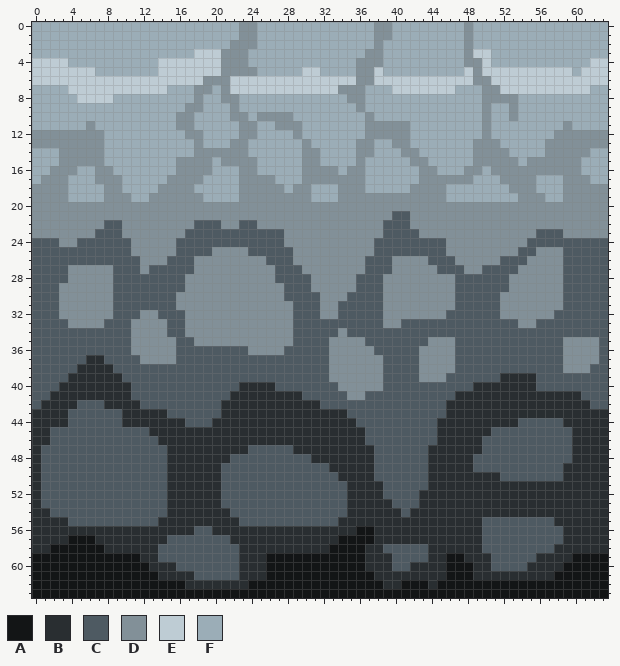
Edited in one commit: pixel-art file (Art/Raw Files/caveFloor-0005.aseprite). The picture above is the old version.
64x64 pixels, 1 frame.
Palette (. is transparent): A #131516  B #292e31  C #4e5a62  D #829098  E #beccd4  F #9badb7
Pixels before (only the part around the change), first column x 0:
20 DDDDDDDDDDDDDDDDDDDDDDDDDDDDDDDDDDDDDDDDDDDDDDDDDDDDDDDDDDDDDDDD
21 DDDDDDDDDDDDDDDDDDDDDDDDDDDDDDDDDDDDDDDDCCDDDDDDDDDDDDDDDDDDDDDD
22 DDDDDDDDCCDDDDDDDDCCCDDCCDDDDDDDDDDDDDDCCCDDDDDDDDDDDDDDDDDDDDDD
23 DDDDDDDCCCDDDDDDDCCCCCCCCCCCDDDDDDDDDDDCCCCDDDDDDDDDDDDDCCCDDDDD
24 CCCDDCCCCCCDDDDDCCCCCCCCCCCCDDDDDDDDDDCCCCCCCCDDDDDDDDDCCCCCCCCC
25 CCCCCCCCCCCDDDDDCCCCDDDDCCCCCDDDDDDDDDCCCCCCCCDDDDDDDDCCDDDCCCCC
26 CCCCCCCCCCCCDDDCCCDDDDDDDDCCCDDDDDDDDCCCDDDDCCCDDDDDCCCDDDDCCCCC
27 CCCCDDDDDCCCDCCCCCDDDDDDDDDCCCDDDDDDDCCCDDDDDCCCDDCCCCDDDDDCCCCC
28 CCCCDDDDDCCCCCCCCDDDDDDDDDDCCCCDDDDDCCCDDDDDDDDCCCCCCDDDDDDCCCCC
29 CCCDDDDDDCCCCCCCCDDDDDDDDDDDCCCDDDDDCCCDDDDDDDDCCCCCCDDDDDDCCCCC
30 CCCDDDDDDCCCCCCCDDDDDDDDDDDDCCCCDDDCCCCDDDDDDDDCCCCCDDDDDDDCCCCC
31 CCCDDDDDDCCCCCCCDDDDDDDDDDDDDCCCDDCCCCCDDDDDDDDCCCCCDDDDDDDCCCCC
32 CCCDDDDDDCCCDDCCCDDDDDDDDDDDDCCCDDCCCCCDDDDDDDCCCCCCDDDDDDCCCCCC
33 CCCCDDDDCCCDDDDCCDDDDDDDDDDDDCCCCCCCCCCDDCCCCCCCCCCCCCDDCCCCCCCC
34 CCCCCCCCCCCDDDDCCDDDDDDDDDDDDCCCCCDCCCCCCCCCCCCCCCCCCCCCCCCCCCCC
35 CCCCCCCCCCCDDDDDCCDDDDDDDDDDDCCCCDDDDCCCCCCCDDDCCCCCCCCCCCCDDDDC
36 CCCCCCCCCCCDDDDDCCCCCCCCDDDDCCCCCDDDDDCCCCCDDDDCCCCCCCCCCCCDDDDC
37 CCCCCCBBCCCCDDDDCCCCCCCCCCCCCCCCCDDDDDDCCCCDDDDCCCCCCCCCCCCDDDDC
38 CCCCCBBBBCCCCCCCCCCCCCCCCCCCCCCCCDDDDDDCCCCDDDDCCCCCCCCCCCCDDDCC
39 CCCCBBBBBBCCCCCCCCCCCCCCCCCCCCCCCDDDDDDCCCCDDDCCCCCCBBBBCCCCCCCC
40 CCCBBBBBBBBCCCCCCCCCCCCBBBBCCCCCCCDDDDDCCCCCCCCCCBBBBBBBCCCCCCCC
41 CCBBBBBBBBBCCCCCCCCCCCBBBBBBBBCCCCCDDCCCCCCCCCCBBBBBBBBBBBBBBCCC
42 CBBBBCCCBBBBCCCCCCCCCBBBBBBBBBBBCCCCCCCCCCCCCCBBBBBBBBBBBBBBBBCC
43 BBBBCCCCCCBBBBBCCCCCCBBBBBBBBBBBBBBCCCCCCCCCCCBBBBBBBBBBBBBBBBBB
44 BBBBCCCCCCBBBBBBBCCCBBBBBBBBBBBBBBBBCCCCCCCCCBBBBBBBBBCCCCCBBBBB
45 BBCCCCCCCCCCCBBBBBBBBBBBBBBBBBBBBBBBBCCCCCCCCBBBBBBCCCCCCCCCBBBB
46 BBCCCCCCCCCCCCBBBBBBBBBBBBBBBBBBBBBBBCCCCCCCCBBBBBCCCCCCCCCCBBBB
47 BCCCCCCCCCCCCCCBBBBBBBBBCCCCCBBBBBBBBBCCCCCCBBBBBBCCCCCCCCCCBBBB
48 BCCCCCCCCCCCCCCBBBBBBBCCCCCCCCCBBBBBBBCCCCCCBBBBBCCCCCCCCCCCBBBB
49 BCCCCCCCCCCCCCCBBBBBBCCCCCCCCCCCCBBBBBCCCCCCBBBBBCCCCCCCCCCBBBBB
50 BCCCCCCCCCCCCCCBBBBBBCCCCCCCCCCCCCBBBBCCCCCCBBBBBBBBCCCCCCCBBBBB
51 BCCCCCCCCCCCCCCBBBBBBCCCCCCCCCCCCCCBBBBCCCCCBBBBBBBBBBBBBBBBBBBB
52 BCCCCCCCCCCCCCCBBBBBBCCCCCCCCCCCCCCBBBBCCCCBBBBBBBBBBBBBBBBBBBBB
53 BCCCCCCCCCCCCCCBBBBBBCCCCCCCCCCCCCCBBBBBCCCBBBBBBBBBBBBBBBBBBBBB
54 BBCCCCCCCCCCCCCBBBBBBBCCCCCCCCCCCCCBBBBBBCBBBBBBBBBBBBBBBBBBBBBB
55 BBBBCCCCCCCCCCBBBBBBBBBCCCCCCCCCCCBBBBBBBBBBBBBBBBCCCCCCCCBBBBBB
56 BBBBBBBBBBBBBBBBBBCCBBBBBBBBBBBBBBBBAABBBBBBBBBBBBCCCCCCCCCBBBBB
57 BBBBAAABBBBBBBBCCCCCCCBBBBBBBBBBBBAAAABBBBBBBBBBBBCCCCCCCCCBBBBB
58 BBAAAAAABBBBBBCCCCCCCCCBBBBBBBBBBAAAABBCCCCCBBBBBBCCCCCCCCBBBBBB
59 AAAAAAAAAAAABBCCCCCCCCCBBBAAAAAAAAAAABBBCCCCBBAABBBCCCCCBBBBAAAA
60 AAAAAAAAAAAAABBBCCCCCCCBBBAAAAAAAAAAABBBCCBBBBAAABBCCCCBBBBAAAAA
61 AAAAAAAAAAAAAABBBBCCCCCBBBAAAAAAAAAAAABBBBBBBBAAABBBBBBBBBAAAAAA
62 AAAAAAAAAAAAAAAAABBBBBBBAAAAAAAAAAAAAAABBAAABAAAAAAAAAAAAAAAAAAA
63 AAAAAAAAAAAAAAAAAAAAAAAAAAAAAAAAAAAAAAAAAAAAAAAAAAAAAAAAAAAAAAAA
Now the later version:
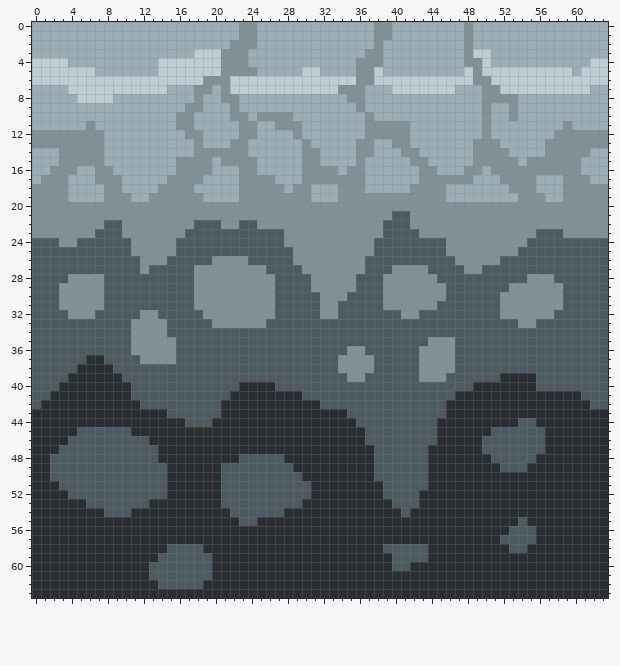
The edit:
y 25: x 20..23 DDDD -> CCCC; x 56..58 DDD -> CCC
y 26: x 18..19 DD -> CC; x 24..25 DD -> CC; x 40..43 DDDD -> CCCC; x 55..58 DDDD -> CCCC
y 27: x 4..8 DDDDD -> CCCCC; x 26 D -> C; x 44 D -> C; x 54..58 DDDDD -> CCCCC
y 28: x 8 D -> C; x 17 D -> C; x 45..46 DD -> CC; x 53..54 DD -> CC; x 58 D -> C
y 29: x 8 D -> C; x 17 D -> C; x 27 D -> C; x 46 D -> C
y 30: x 8 D -> C; x 16..17 DD -> CC; x 27 D -> C; x 46 D -> C
y 31: x 8 D -> C; x 16..17 DD -> CC; x 27..28 DD -> CC; x 45..46 DD -> CC
y 32: x 3 D -> C; x 7..8 DD -> CC; x 17..18 DD -> CC; x 27..28 DD -> CC; x 39..40 DD -> CC; x 43..45 DDD -> CCC
y 33: x 4..7 DDDD -> CCCC; x 17..19 DDD -> CCC; x 26..28 DDD -> CCC; x 39..40 DD -> CC
y 34: x 17..28 DDDDDDDDDDDD -> CCCCCCCCCCCC; x 34 D -> C
y 35: x 18..28 DDDDDDDDDDD -> CCCCCCCCCCC; x 33..36 DDDD -> CCCC; x 59..62 DDDD -> CCCC
y 36: x 24..27 DDDD -> CCCC; x 33..34 DD -> CC; x 37 D -> C; x 59..62 DDDD -> CCCC
y 37: x 33 D -> C; x 38 D -> C; x 59..62 DDDD -> CCCC
y 38: x 33 D -> C; x 38 D -> C; x 59..61 DDD -> CCC
y 39: x 33..34 DD -> CC; x 37..38 DD -> CC
y 40: x 34..38 DDDDD -> CCCCC
y 41: x 35..36 DD -> CC
y 42: x 5..7 CCC -> BBB
y 43: x 4..9 CCCCCC -> BBBBBB
y 44: x 4..9 CCCCCC -> BBBBBB; x 56..58 CCC -> BBB
y 45: x 2..4 CCC -> BBB; x 11..12 CC -> BB; x 57..59 CCC -> BBB
y 46: x 2..3 CC -> BB; x 13 C -> B; x 57..59 CCC -> BBB
y 47: x 1..2 CC -> BB; x 14 C -> B; x 24..28 CCCCC -> BBBBB; x 57..59 CCC -> BBB
y 48: x 1 C -> B; x 14 C -> B; x 22 C -> B; x 28..30 CCC -> BBB; x 49..50 CC -> BB; x 56..59 CCCC -> BBBB
y 49: x 1 C -> B; x 29..32 CCCC -> BBBB; x 49..51 CCC -> BBB; x 55..58 CCCC -> BBBB
y 50: x 1 C -> B; x 30..33 CCCC -> BBBB; x 52..58 CCCCCCC -> BBBBBBB
y 51: x 1..2 CC -> BB; x 31..34 CCCC -> BBBB
y 52: x 1..3 CCC -> BBB; x 31..34 CCCC -> BBBB
y 53: x 1..5 CCCCC -> BBBBB; x 13..14 CC -> BB; x 30..34 CCCCC -> BBBBB
y 54: x 2..7 CCCCCC -> BBBBBB; x 11..14 CCCC -> BBBB; x 28..34 CCCCCCC -> BBBBBBB
y 55: x 4..13 CCCCCCCCCC -> BBBBBBBBBB; x 25..33 CCCCCCCCC -> BBBBBBBBB; x 50..53 CCCC -> BBBB; x 55..57 CCC -> BBB
y 56: x 18..19 CC -> BB; x 36..37 AA -> BB; x 50..52 CCC -> BBB; x 56..58 CCC -> BBB
y 57: x 4..6 AAA -> BBB; x 15..21 CCCCCCC -> BBBBBBB; x 34..37 AAAA -> BBBB; x 50..51 CC -> BB; x 56..58 CCC -> BBB
y 58: x 2..7 AAAAAA -> BBBBBB; x 14 C -> B; x 19..22 CCCC -> BBBB; x 33..36 AAAA -> BBBB; x 50..52 CCC -> BBB; x 55..57 CCC -> BBB
y 59: x 0..11 AAAAAAAAAAAA -> BBBBBBBBBBBB; x 20..22 CCC -> BBB; x 26..36 AAAAAAAAAAA -> BBBBBBBBBBB; x 46..47 AA -> BB; x 51..55 CCCCC -> BBBBB; x 60..63 AAAA -> BBBB
y 60: x 0..15 AAAAAAAAAAAAABBB -> BBBBBBBBBBBBBCCC; x 20..22 CCC -> BBB; x 26..36 AAAAAAAAAAA -> BBBBBBBBBBB; x 46..48 AAA -> BBB; x 51..54 CCCC -> BBBB; x 59..63 AAAAA -> BBBBB
y 61: x 0..17 AAAAAAAAAAAAAABBBB -> BBBBBBBBBBBBBCCCCC; x 20..22 CCC -> BBB; x 26..37 AAAAAAAAAAAA -> BBBBBBBBBBBB; x 46..48 AAA -> BBB; x 58..63 AAAAAA -> BBBBBB
y 62: x 0..18 AAAAAAAAAAAAAAAAABB -> BBBBBBBBBBBBBBCCCCC; x 24..38 AAAAAAAAAAAAAAA -> BBBBBBBBBBBBBBB; x 41..43 AAA -> BBB; x 45..63 AAAAAAAAAAAAAAAAAAA -> BBBBBBBBBBBBBBBBBBB
y 63: x 0..63 AAAAAAAAAAAAAAAAAAAAAAAAAAAAAAAAAAAAAAAAAAAAAAAAAAAAAAAAAAAAAAAA -> BBBBBBBBBBBBBBBBBBBBBBBBBBBBBBBBBBBBBBBBBBBBBBBBBBBBBBBBBBBBBBBB
